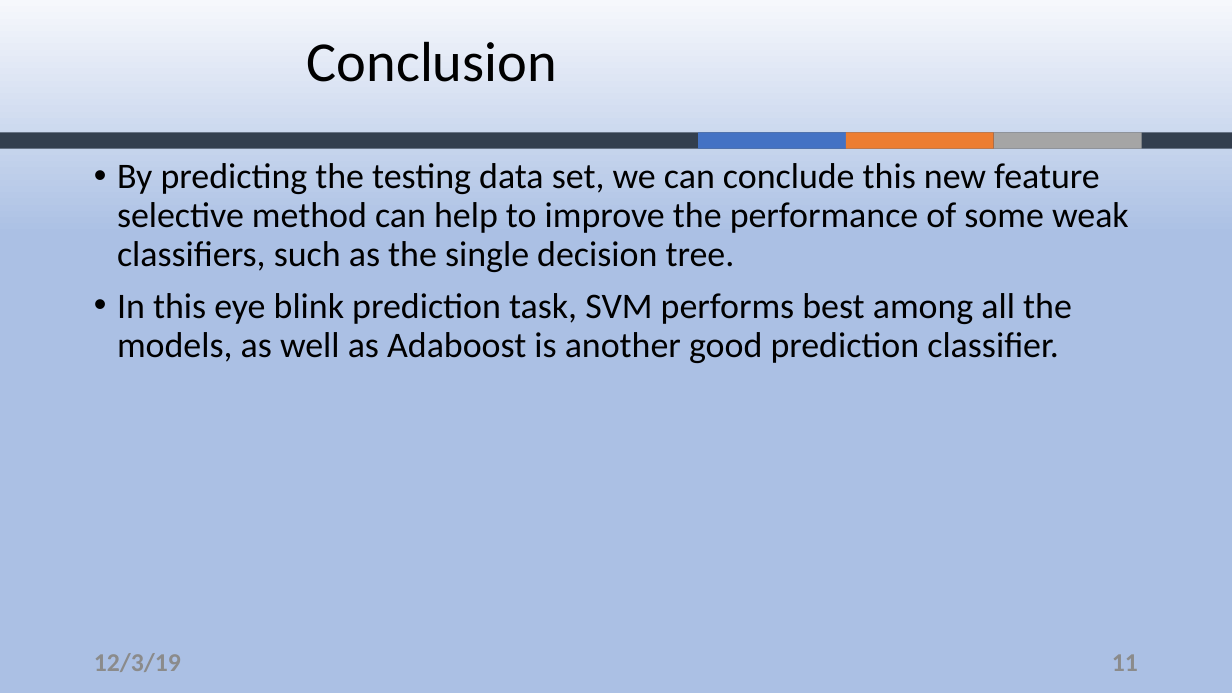
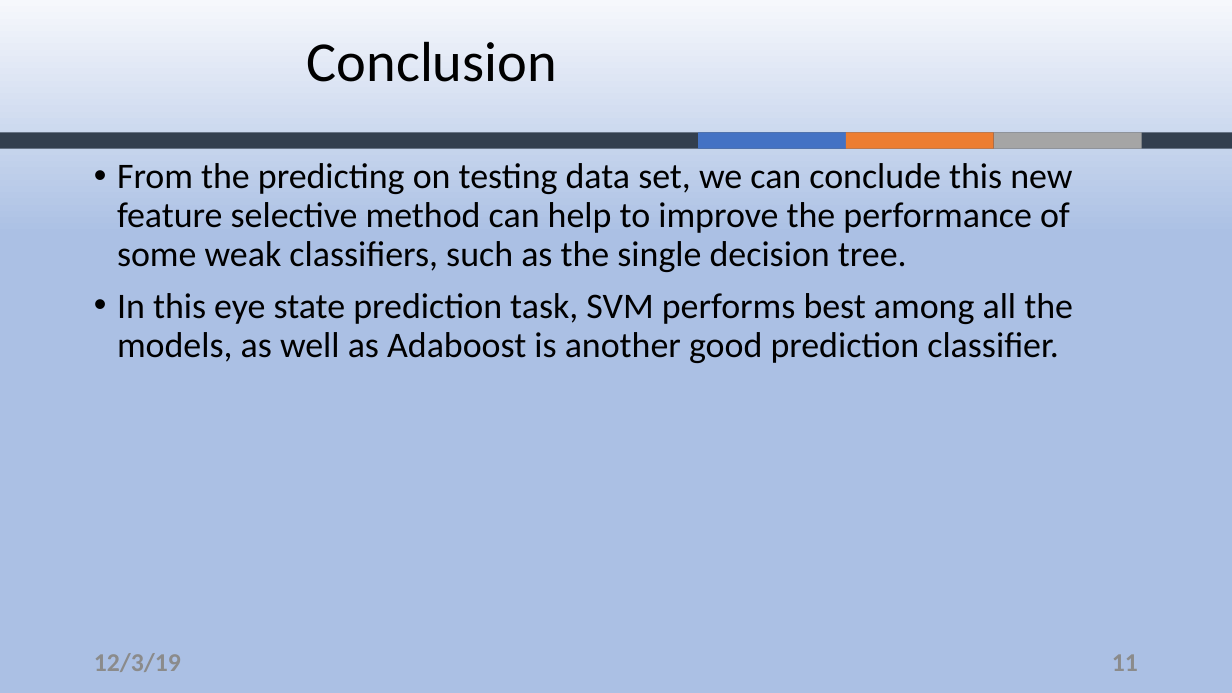
Before and after one commit to ZouYao0720/final-project-, a slide deck: slide 11 of final-presentation.pptx. Drawn at 1232x693 pixels with LibreOffice and Linux fonts; fonts in the diff are those of the drawing; background and template pictures are left out. Boxes give left, top, right and bottom in pixels: in the first picture for what was removed or moved away, otherwise in the second. Text is boxed around its words. In the diff, an @@ line names an element or a change of style, - is before the commit and + after.

```diff
--- a/final-presentation.pptx
+++ b/final-presentation.pptx
@@ text at box(117, 163, 1073, 363): text changed @@
-• By predicting the testing data set, we can conclude this new feature selective method can help to improve the performance of some weak classifiers, such as the single decision tree.
-• In this eye blink prediction task, SVM performs best among all the models, as well as Adaboost is another good prediction classifier.
+• From the predicting on testing data set, we can conclude this new feature selective method can help to improve the performance of some weak classifiers, such as the single decision tree.
+• In this eye state prediction task, SVM performs best among all the models, as well as Adaboost is another good prediction classifier.
```
Also in this commit, not shown: 9 other slides changed.
